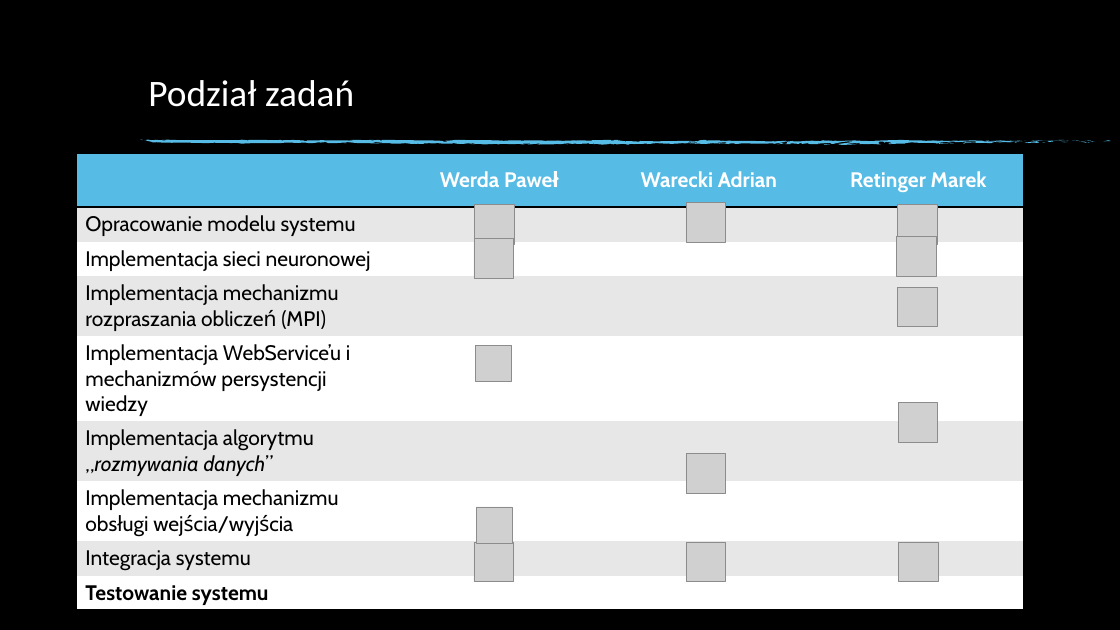
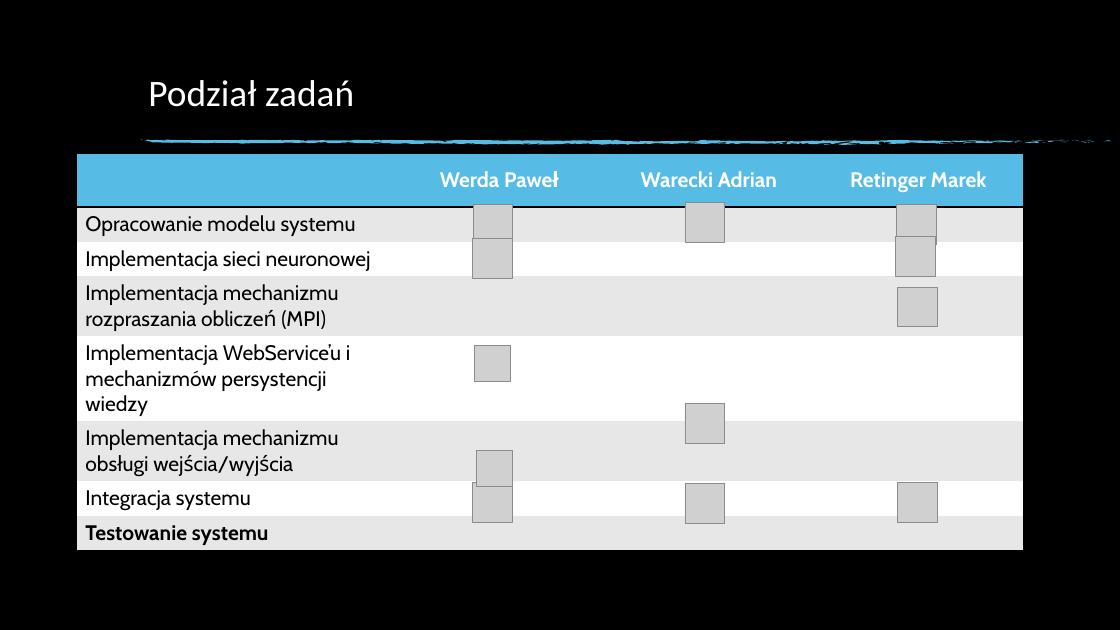
Before and after one commit to primu/BSEProjekt, a slide deck: slide 13 of presentation/PR_1_1.pptx (slide 14 before the commit). Drawn at 1120x630 pixels with LibreOffice and Linux fonts; fonts in the diff are those of the drawing; grey boxes stand for pictures; background and template pictures are left out. Boxes give left, top, right and bottom in pixels: in the first picture for what was removed or moved away, otherwise in the second. Text is boxed around its words. In the diff, an @@ line names an element or a change of style, - is before the commit and + after.

Commit message:
presentation v1.2

```diff
--- a/presentation/PR_1_1.pptx
+++ b/presentation/PR_1_1.pptx
@@ table at <box>77,153,1023,549</box> @@
-row 6: Implementacja algorytmu „rozmywania danych” |  |  | 
@@ picture: place and size @@
-picture at <box>686,454,726,493</box>
+picture at <box>685,403,724,443</box>
@@ picture removed at <box>898,403,938,443</box> @@
@@ picture: place and size @@
-picture at <box>476,507,513,543</box>
+picture at <box>476,451,513,487</box>
@@ 3 pictures: place and size @@
-3 pictures at <box>474,542,938,581</box>
+3 pictures at <box>473,482,937,523</box>
```
Also in this commit, not shown: 1 slide removed.
